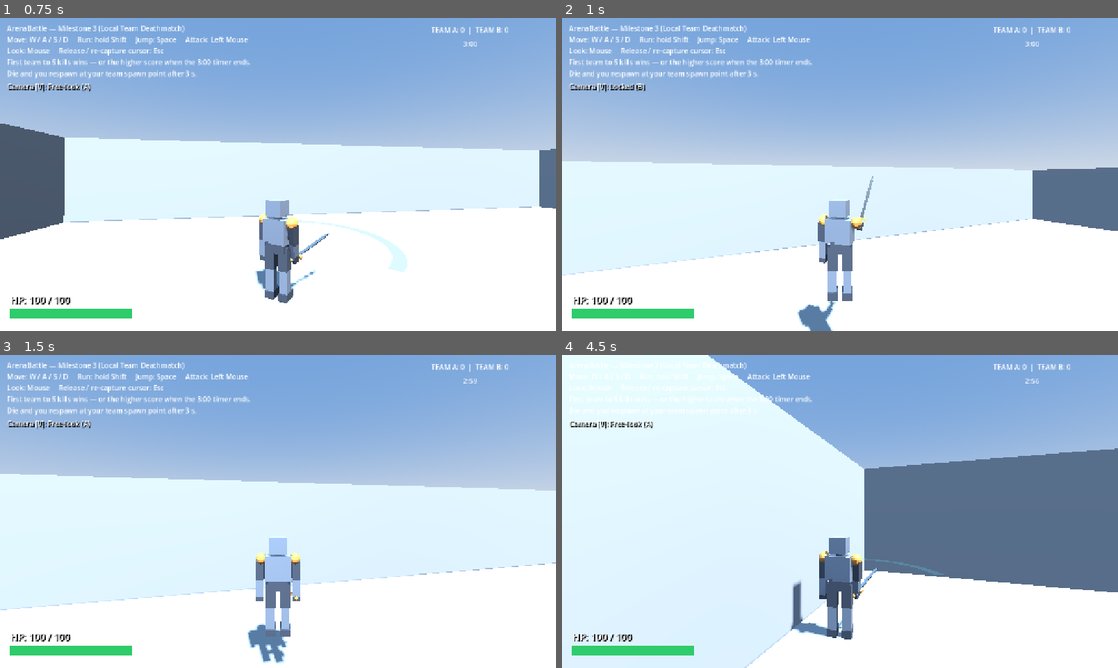
Above: before the commit, frames 1-4 (two rows, left to right).
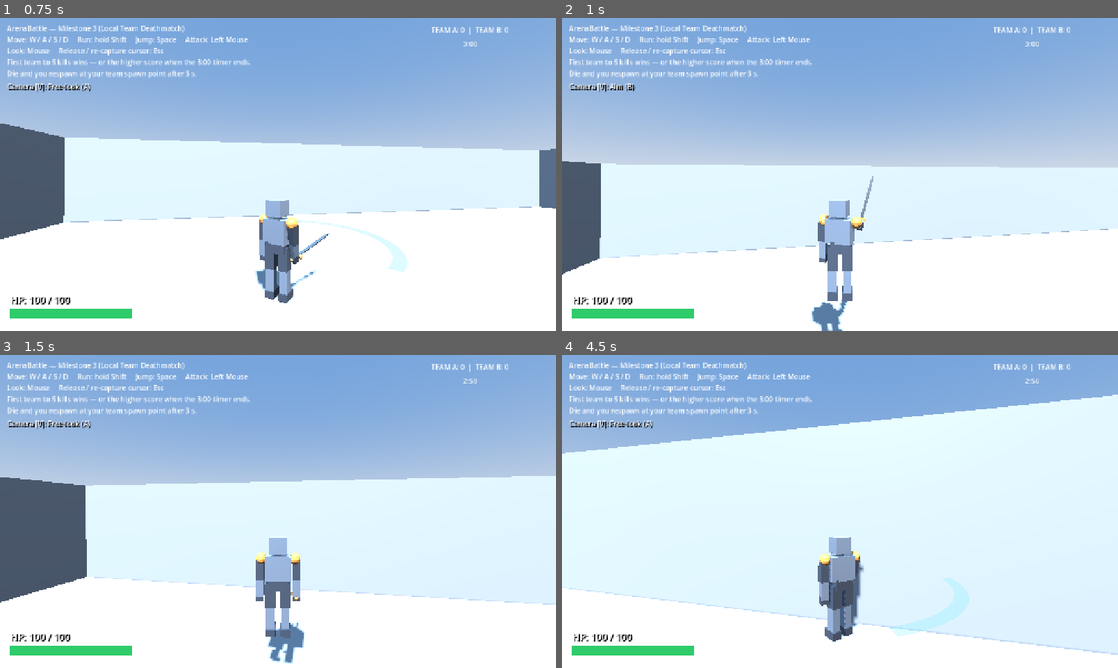
Above: after the commit, the same moments.

Repository: ameeridzuan/arena-battle
Game: Godot game, scene res://scenes/main/Main.tscn
The game is run twice, just before and just after one commit, with the same random seed, the same clock (stepped at 60 frames per second) and the same inputs.
Inputs (mouse positions are in pixels of both pictures, inside the frame that each line leads up to):
- Up to frame 1 (0.75 s): tap Enter at 0.5 s; move the mouse to (305, 174) at 0.52 s; hold W (move_forward) from 0.53 s (still down); click (305, 174) at 0.6 s
- Up to frame 2 (1 s): keep holding W (move_forward); tap Space (jump) at 0.77 s; tap V (toggle_camera_lock) at 0.8 s
- Up to frame 3 (1.5 s): keep holding W (move_forward); move the mouse to (250, 511) at 1.27 s; tap V (toggle_camera_lock) at 1.35 s
- Up to frame 4 (4.5 s): keep holding W (move_forward); tap Space (jump) at 1.52, 3.02, 3.77 s; click (812, 511) at 1.55 s; move the mouse to (851, 505) at 2.02 s; click (851, 505) at 2.1 s; tap V (toggle_camera_lock) at 2.3, 3.6 s; move the mouse to (834, 517) at 2.77 s; tap Shift (run) at 2.85 s; click (834, 517) at 3.05 s; move the mouse to (878, 514) at 3.52 s; move the mouse to (795, 508) at 4.27 s; click (795, 508) at 4.35 s

Frame 1 is identical in both runs. In frame 2, 8.3% of the frame differs, in the area x 0-100%, y 20-100%; in frame 3, 14%; in frame 4, 54%, in the area x 0-100%, y 0-100%.

Commit message:
feat(camera): lock mode (V) is now over-the-shoulder aim - mouse steers, character faces the aim (mesh=cam+PI) so A/D strafe SLIDES sideways without orbiting; attack follows the aim in lock mode (sets up future ranged view); free-look mode A unchanged; renamed camera_lock_speed->lock_turn_speed, HUD B label 'Aim (B)'; facing_mode test adds B_mesh_faces_camera_aim/B_attack_follows_aim/B_strafe_slides_without_turning; regression green (local x6, two-client 67, eight-client 68)

Diff:
--- a/scripts/player/player_controller.gd
+++ b/scripts/player/player_controller.gd
@@ -16,15 +16,19 @@
 ## M4: server supplies validated controls; replicas never simulate movement.
 @export var external_control: bool = false
 
-## M6 camera toggle (key V). The character ALWAYS faces its movement direction and the melee
-## swing travels along the mesh front, so the attack follows the character in BOTH modes; this
-## flag only changes the CAMERA. When false (default, option A) the camera is free mouse-look.
-## When true (option B) the camera yaw is hard-locked behind the character (mouse horizontal
-## look is overridden; pitch still works). Single-player only: the toggle key is read in
-## _physics_process(), which networked replicas skip via the external_control early-return.
+## M6 camera toggle (key V) — two third-person schemes. The melee swing always travels along the
+## mesh front (+Z), so the attack follows whichever way the character faces.
+##   • false (default, option A — free-look): the camera is free mouse-look and the character faces
+##     its MOVEMENT direction, so the attack follows movement.
+##   • true (option B — over-the-shoulder aim): the camera sits locked behind the character and the
+##     MOUSE steers; the character turns to face the camera-forward (the aim), W/S move forward/back
+##     and A/D slide sideways (strafe) WITHOUT turning, so the attack follows the mouse-aim. This is
+##     the view a future ranged attack will aim down.
+## Single-player only: the toggle key is read in _physics_process(), which networked replicas skip
+## via the external_control early-return (their facing stays server-authoritative movement-facing).
 @export var camera_lock_behind: bool = false
-## How fast the locked camera swings behind the character (per-second lerp rate); higher = snappier.
-@export var camera_lock_speed: float = 12.0
+## How fast the character turns to face the aim in option B (per-second lerp rate); higher = snappier.
+@export var lock_turn_speed: float = 12.0
 
 @export_group("Movement")
 @export var walk_speed: float = 6.0        # m/s
@@ -54,7 +58,6 @@
 		camera_lock_behind = not camera_lock_behind
 	_simulate_movement(delta, _camera_relative_input(), Input.is_action_pressed("run"),
 		Input.is_action_just_pressed("jump"))
-	_update_camera_lock(delta)
 
 
 ## Called only by the authoritative session, with bounded input (never client positions).
@@ -71,7 +74,10 @@
 	if jump_pressed and is_on_floor():
 		velocity.y = jump_velocity
 	move_and_slide()
-	_face_movement_direction(delta)
+	if camera_lock_behind:
+		_face_aim_direction(delta)
+	else:
+		_face_movement_direction(delta)
 
 
 func _apply_gravity(delta: float) -> void:
@@ -129,16 +135,15 @@
 		)
 
 
-## Option B (camera_lock_behind): swing the camera yaw to sit directly behind the character's
-## facing (mesh front +Z), so the camera looks along the direction the character — and therefore
-## the attack — is facing. Mouse horizontal look is overridden here; pitch (CameraTilt) is left
-## untouched. No-op in option A, where the camera stays under free mouse-look.
-func _update_camera_lock(delta: float) -> void:
-	if not camera_lock_behind:
-		return
-	var target_yaw := _mesh.rotation.y + PI
-	_camera_pivot.rotation.y = lerp_angle(
-		_camera_pivot.rotation.y, target_yaw, clampf(camera_lock_speed * delta, 0.0, 1.0)
+## Option B (over-the-shoulder aim): turn the mesh's front (+Z) to face the camera-forward, so the
+## camera stays locked behind the character and the melee/ranged attack travels where you aim. The
+## camera pivot is the mouse-driven master (camera_rig); the character follows it. Lerped so
+## toggling in and fast mouse turns stay smooth instead of snapping. Because the mesh faces the
+## aim — not the velocity — A/D strafe slides sideways without spinning the character (no orbit).
+func _face_aim_direction(delta: float) -> void:
+	var target_yaw := _camera_pivot.rotation.y + PI
+	_mesh.rotation.y = lerp_angle(
+		_mesh.rotation.y, target_yaw, clampf(lock_turn_speed * delta, 0.0, 1.0)
 	)
 
 
--- a/scripts/ui/hud.gd
+++ b/scripts/ui/hud.gd
@@ -171,7 +171,7 @@
 	_update_facing_label()
 
 
-## Shows the current camera mode (A = free mouse-look, B = locked behind the character) and the
+## Shows the current camera mode (A = free mouse-look, B = over-the-shoulder aim) and the
 ## toggle key. Hidden for networked replicas (external_control), where the camera is server-driven
 ## and the toggle key is not read.
 func _update_facing_label() -> void:
@@ -188,4 +188,4 @@
 	_facing_label.visible = true
 	if bool(mode) != _camera_lock_b:
 		_camera_lock_b = bool(mode)
-		_facing_label.text = "Camera [V]: Locked (B)" if _camera_lock_b else "Camera [V]: Free-look (A)"
+		_facing_label.text = "Camera [V]: Aim (B)" if _camera_lock_b else "Camera [V]: Free-look (A)"
--- a/tests/integration/facing_mode_smoke_test.gd
+++ b/tests/integration/facing_mode_smoke_test.gd
@@ -1,13 +1,14 @@
 extends SceneTree
-## M6 camera/facing smoke test (single-player).
+## M6 camera/facing smoke test (single-player) — two third-person schemes.
 ##
-## The character ALWAYS faces its MOVEMENT direction and the melee swing travels along the Mesh
-## front (+Z), so the attack follows the character in BOTH modes. The "toggle_camera_lock" action
-## (key V) only changes the CAMERA:
-##   * default (option A) is free mouse-look (camera_lock_behind == false);
-##   * the swing direction equals the Mesh front, independent of the camera (attack_started forward);
-##   * the toggle key flips camera_lock_behind;
-##   * option B hard-locks the camera yaw behind the character (camera yaw == mesh yaw + PI).
+## The melee swing always travels along the Mesh front (+Z), so the attack follows the character's
+## facing. The "toggle_camera_lock" action (key V) switches scheme:
+##   * option A (default, camera_lock_behind == false): free mouse-look; the character faces its
+##     MOVEMENT direction, the attack follows movement, and the controller does not drive the camera;
+##   * option B (camera_lock_behind == true): over-the-shoulder aim; the MOUSE steers, the character
+##     turns to face the camera-forward (mesh yaw == camera yaw + PI) so the camera stays locked
+##     behind it, the attack follows the aim, and A/D strafe SLIDES sideways without spinning the
+##     character (no orbit).
 ##
 ## Run: Godot_v4.7.2-stable_win64_console.exe --headless --path . ^
 ##        --script res://tests/integration/facing_mode_smoke_test.gd
@@ -76,19 +77,33 @@
 	await _frames(3)
 	_check("A_camera_not_locked", _angle_close(cam.rotation.y, cam_before))
 
-	# Toggle key -> option B (hard-lock the camera behind the character).
+	# Toggle key -> option B (over-the-shoulder aim: the mouse steers, the character faces the aim).
 	await _press_toggle()
 	_check("toggle_key_enables_camera_lock", player.camera_lock_behind == true)
 
-	# The camera yaw swings to sit behind the character's facing (mesh yaw + PI).
-	mesh.rotation.y = 0.7
+	# In B the character turns to face the camera-forward (mesh yaw == camera yaw + PI), so the
+	# camera stays locked behind it. The camera pivot is the master; the mesh follows.
+	cam.rotation.y = 1.1
 	await _frames(40)
-	_check("B_camera_locks_behind_character", _angle_close(cam.rotation.y, mesh.rotation.y + PI))
+	_check("B_mesh_faces_camera_aim", _angle_close(mesh.rotation.y, cam.rotation.y + PI))
 
-	# A different character facing must be tracked too.
-	mesh.rotation.y = -2.0
+	# The swing therefore follows the aim (mesh front == camera-forward).
+	captured[0] = Vector3.ZERO
+	hitbox._perform_attack()
+	_check("B_attack_follows_aim", captured[0].distance_to(
+			Vector3(sin(cam.rotation.y + PI), 0.0, cos(cam.rotation.y + PI))) < 0.01)
+
+	# KEY regression: strafing must SLIDE, not orbit. Aim down -Z (cam yaw 0), then hold move_right
+	# (+X strafe): the character must translate sideways while its facing stays at -Z (no spin to +X).
+	cam.rotation.y = 0.0
 	await _frames(40)
-	_check("B_camera_tracks_character_facing", _angle_close(cam.rotation.y, mesh.rotation.y + PI))
+	var x_before: float = player.position.x
+	Input.action_press("move_right")
+	await _frames(20)
+	Input.action_release("move_right")
+	await _frames(2)
+	_check("B_strafe_slides_without_turning",
+			player.position.x > x_before + 0.2 and _angle_close(mesh.rotation.y, PI, 0.25))
 
 	# Toggle key -> back to option A.
 	await _press_toggle()
